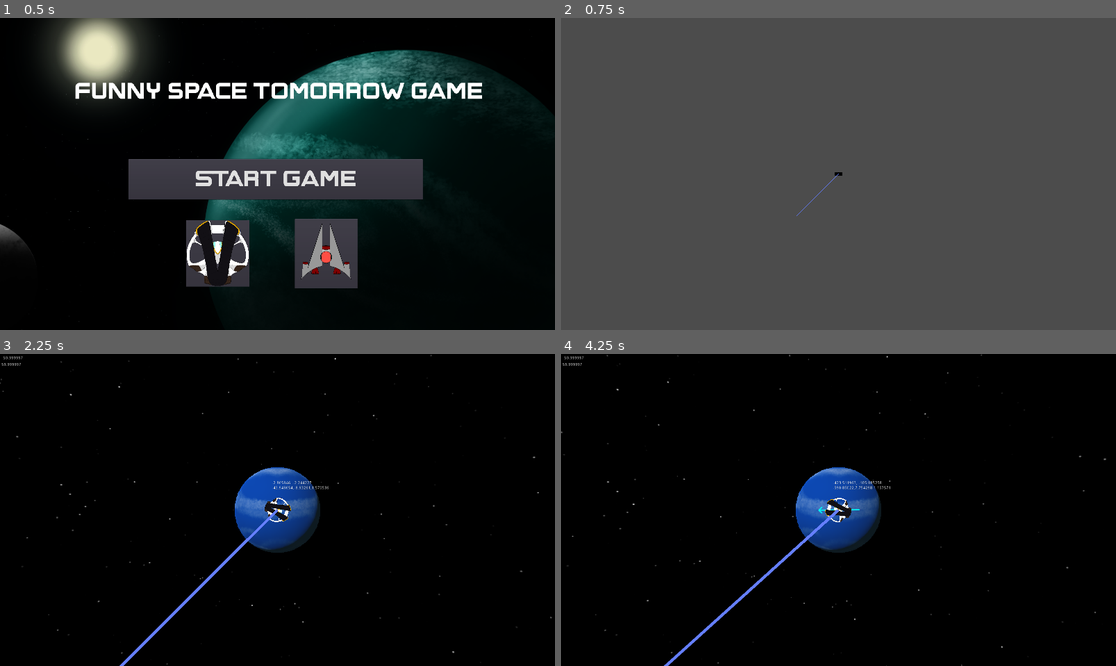
Above: before the commit, frames 1-4 (two rows, left to right).
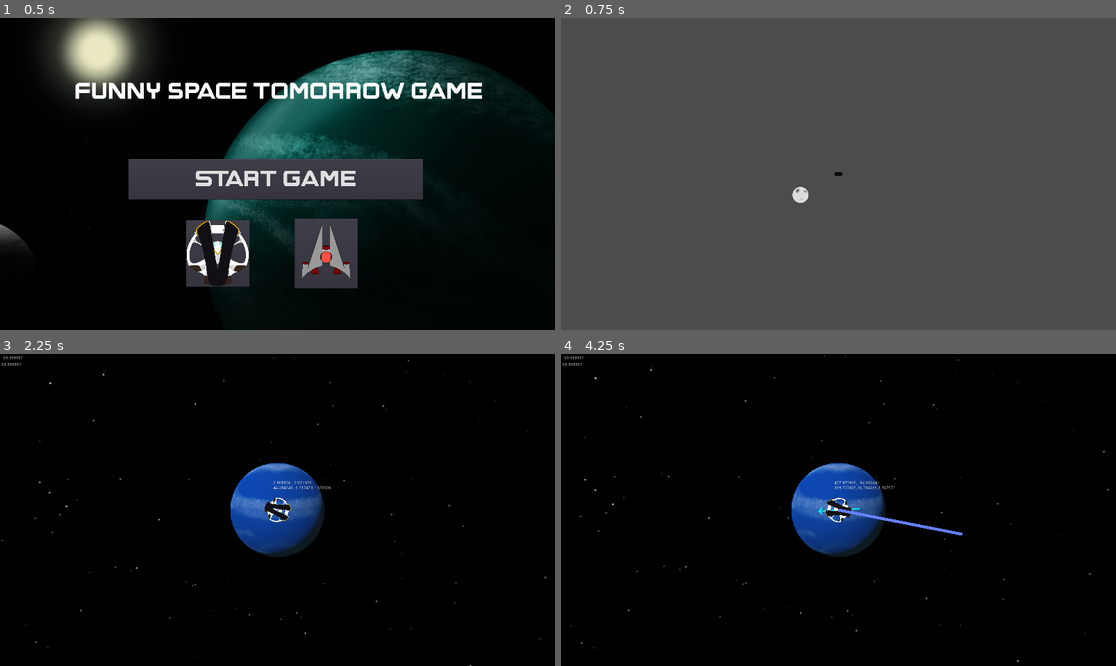
Above: after the commit, the same moments.

Repository: Muxed0/project_tomorrow
Game: Godot game, scene res://ui/main_menu/main_menu.tscn
The game is run twice, just before and just after one commit, with the same random seed, the same clock (stepped at 60 frames per second) and the same inputs.
Inputs:
- Up to frame 1 (0.5 s): no input
- Up to frame 2 (0.75 s): click "Start Game" at 0.5 s
- Up to frame 3 (2.25 s): tap Enter at 1.25 s; hold D (move_right) 1.28-2.03 s; hold C 1.28-2.03 s; tap Space at 2 s; hold S (move_down) from 2.03 s (still down); tap C at 2.1 s
- Up to frame 4 (4.25 s): release S (move_down) at 2.78 s; hold D (move_right) 2.78-3.53 s; hold C 2.78-3.53 s; tap Enter at 3.5 s; hold W (move_up) from 3.53 s (still down); tap C at 3.6 s

Frame 1 is identical in both runs. In frame 2, 0.1% of the frame differs, in the area x 41-50%, y 50-64%; in frame 3, 1.7%; in frame 4, 2.0%, in the area x 0-99%, y 0-100%.
Error in both runs: Division By Zero in operator '/'. (res://world/battle/3d_cam.gd:44)

Commit message:
Fixed permanent object positioning and stutter

Diff:
--- a/game/entities/player/ships/player_ship.gd
+++ b/game/entities/player/ships/player_ship.gd
@@ -15,7 +15,7 @@
 var spin = 0
 
 func _ready():
-	rotation = PI/4
+	rotation = 15*PI/64
 	linear_velocity = Vector2(1,-1)
 
 	ship_data = get_node("/root/ShipData")
--- a/game/world/battle/battle_stage_1.gd
+++ b/game/world/battle/battle_stage_1.gd
@@ -1,11 +1,20 @@
 extends Node2D
+
+#This
 
 var player = 0
 var player_pos = Vector2(0,0)
 var p = 0
 var smo = Vector3(0,0,0)
+var smo_cam = Vector3(0,0,0)
 var smo2 = 0
+var smo2_length = Vector2(0,0)
 var whatever = Vector2(0,0)
+var ship_vector_pos = Vector3(0,0,0)
+
+var avg_delta = 0
+var total_delta = 0
+var frame_count = 0
 
 var entity_array = []
 
@@ -20,6 +29,14 @@
 	player = get_node("player_ship")
 
 func _process(delta):
+
+	if frame_count < 120:
+		frame_count += 1
+	else:
+		total_delta = total_delta - avg_delta
+	total_delta += delta
+	avg_delta = (total_delta)/frame_count
+
 	player_pos = $player_ship.position
 	$player_cam.position = player_pos
 	$background.position = player_pos
@@ -28,16 +45,15 @@
 	$background.texture = texture
 
 	if entity_array.size():
-		smo = $"3D_viewport/Spatial/3D_cam".translation - entity_array[0].translation
-		#print($"3D_viewport/Spatial/3D_cam".translation.length(),",",entity_array[0].translation.length())
-		#p = smo.length()/2 * asin(smo.length()/(2*7)) * delta * $"3D_viewport/Spatial/3D_cam".SPEED_SCALE
-		smo2 = smo.length()* delta * $"3D_viewport/Spatial/3D_cam".SPEED_SCALE
-		smo = $"3D_viewport/Spatial/3D_cam".transform.basis * smo
-		whatever = Vector2(smo.x,smo.y).normalized()
-		$debug_vector.set_point_position(1,$player_ship.position + Vector2(whatever.x * smo2, -whatever.y * smo2))
-		$Moon.position = $player_ship.position + Vector2(whatever.x * smo2, -whatever.y * smo2)
-		print(smo.length(),",",Vector2(whatever.x * smo2, -whatever.y * smo2))
-		#print($Moon.position)
+		ship_vector_pos = $"3D_viewport/Spatial/3D_cam".translation + $"3D_viewport/Spatial/3D_cam".transform.basis * $"3D_viewport/Spatial/3D_cam/render_box".translation
+		smo = ship_vector_pos - entity_array[0].translation
+		smo_cam = $"3D_viewport/Spatial/3D_cam".transform.basis * smo
+		smo2 = Vector2(smo_cam.x,smo_cam.y)
+		smo2_length = smo2.length()* avg_delta * $"3D_viewport/Spatial/3D_cam".SPEED_SCALE
+		whatever = Vector2(smo_cam.x,smo_cam.y).normalized()
+		$debug_vector.set_point_position(1,$player_ship.position + Vector2(whatever.y * smo2_length, -whatever.x * smo2_length))
+		$Moon.position = $player_ship.position + Vector2(whatever.y * smo2_length, -whatever.x * smo2_length)
+		print(avg_delta)
 
 
 func _on_3D_cam_wrap_x():
@@ -49,4 +65,4 @@
 
 func _on_render_box_area_entered(area):
 	entity_array.append(area)
-	#print(entity_array[entity_array.size()-1]," ready to render! ", area.translation)
+	print(entity_array[entity_array.size()-1]," ready to render! ")
--- a/game/world/battle/battle_stage_1.tscn
+++ b/game/world/battle/battle_stage_1.tscn
@@ -17,9 +17,8 @@
 radius = 0.25
 height = 0.5
 
-[sub_resource type="CylinderShape" id=2]
-radius = 7.0
-height = 14.0
+[sub_resource type="BoxShape" id=10]
+extents = Vector3( 1, 0, 1 )
 
 [sub_resource type="SpatialMaterial" id=3]
 albedo_color = Color( 1, 0, 0, 1 )
@@ -62,6 +61,7 @@
 [node name="3D_cam" type="Camera" parent="3D_viewport/Spatial"]
 transform = Transform( 1, 0, 0, 0, 1, 0, 0, 0, 1, 0, 0, 7 )
 current = true
+fov = 65.0
 script = ExtResource( 7 )
 SPEED_SCALE = 836850
 
@@ -75,7 +75,7 @@
 
 [node name="render_box_shape" type="CollisionShape" parent="3D_viewport/Spatial/3D_cam/render_box"]
 transform = Transform( 1, 0, 0, 0, -4.37114e-08, -1, 0, 1, -4.37114e-08, 0, 0, 0 )
-shape = SubResource( 2 )
+shape = SubResource( 10 )
 
 [node name="3D_place_1" parent="3D_viewport/Spatial" instance=ExtResource( 10 )]
 
@@ -94,7 +94,8 @@
 material/0 = null
 
 [node name="debug_cam" type="Camera" parent="3D_viewport/Spatial"]
-transform = Transform( 0.682394, 0, 0.730985, 0, 1, 0, -0.730985, 0, 0.682394, 8.31535, 2.84622, 9.16289 )
+transform = Transform( 0.412118, 0, 0.91113, 0, 1, 0, -0.91113, 0, 0.412118, 11.1504, 4.59478, 3.85409 )
+visible = false
 
 [node name="debug_plane" type="MeshInstance" parent="3D_viewport/Spatial"]
 visible = false
@@ -167,13 +168,13 @@
 angular_damp = -1.0
 
 [node name="Moon" type="Sprite" parent="."]
-position = Vector2( 2000, -2000 )
+position = Vector2( -13138.2, 7194.08 )
+scale = Vector2( 28, 28 )
 texture = ExtResource( 11 )
 
 [node name="play_area" type="Area2D" parent="."]
 
 [node name="play_area_shape" type="CollisionShape2D" parent="play_area"]
-position = Vector2( 0, -7.55103 )
 shape = SubResource( 9 )
 
 [node name="debug_2D" type="Camera2D" parent="."]
--- a/game/world/places/3D_place_1.tscn
+++ b/game/world/places/3D_place_1.tscn
@@ -28,16 +28,8 @@
 radius = 0.25
 height = 0.5
 
-[sub_resource type="SphereShape" id=6]
-radius = 0.1
-
-[sub_resource type="SpatialMaterial" id=8]
-albedo_color = Color( 0, 0.0627451, 1, 1 )
-
-[sub_resource type="SphereMesh" id=7]
-material = SubResource( 8 )
-radius = 0.01
-height = 0.02
+[sub_resource type="RayShape" id=6]
+length = 3.20497
 
 [node name="3D_place_1" type="Spatial"]
 
@@ -52,17 +44,14 @@
 transform = Transform( 0.864713, 0.235683, -0.443536, 0, 0.88307, 0.46924, 0.502266, -0.405758, 0.763603, 0, 0, 9.5475 )
 shadow_enabled = true
 
-[node name="Area" type="Area" parent="."]
+[node name="moon_area" type="Area" parent="."]
 transform = Transform( 1, 0, 0, 0, 1, 0, 0, 0, 1, 4.95, 4.95, 0 )
 
-[node name="moon" type="MeshInstance" parent="Area"]
+[node name="moon" type="MeshInstance" parent="moon_area"]
+transform = Transform( 1, 0, 0, 0, 1, 0, 0, 0, 1, -0.15, -0.15, 0 )
 mesh = SubResource( 5 )
 material/0 = null
 
-[node name="CollisionShape" type="CollisionShape" parent="Area"]
+[node name="CollisionShape" type="CollisionShape" parent="moon_area"]
+transform = Transform( -4.37114e-08, -0.707107, 0.707107, 0, 0.707107, 0.707107, -1, 3.09086e-08, -3.09086e-08, -1, -1, 0 )
 shape = SubResource( 6 )
-
-[node name="moon_core" type="MeshInstance" parent="Area"]
-transform = Transform( 1, 0, 0, 0, 1, 0, 0, 0, 1, -0.707, -0.707, 0 )
-mesh = SubResource( 7 )
-material/0 = null
Not shown: 1 places in game/world/places/3D_place_1.tscn that only renumber resources
